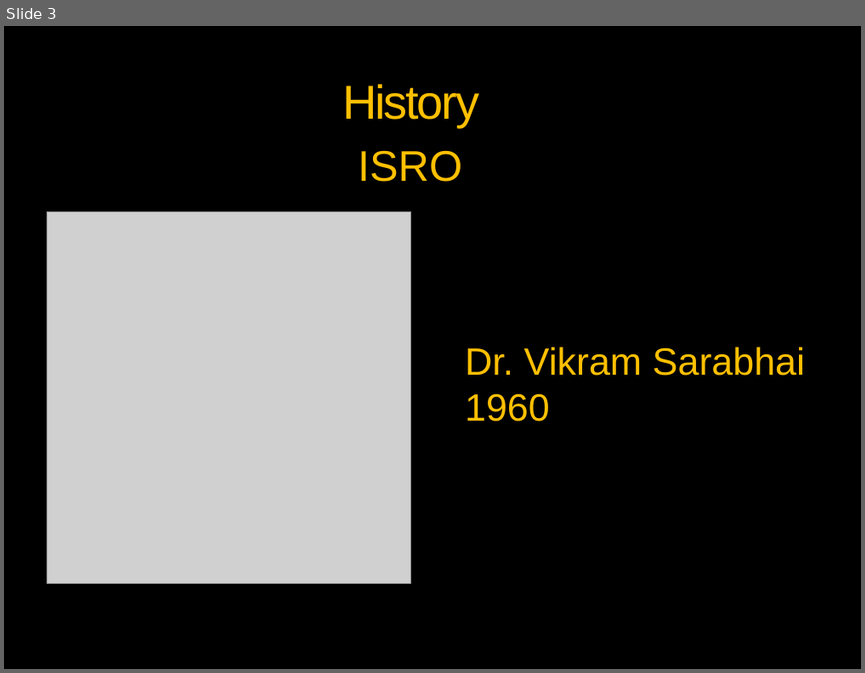
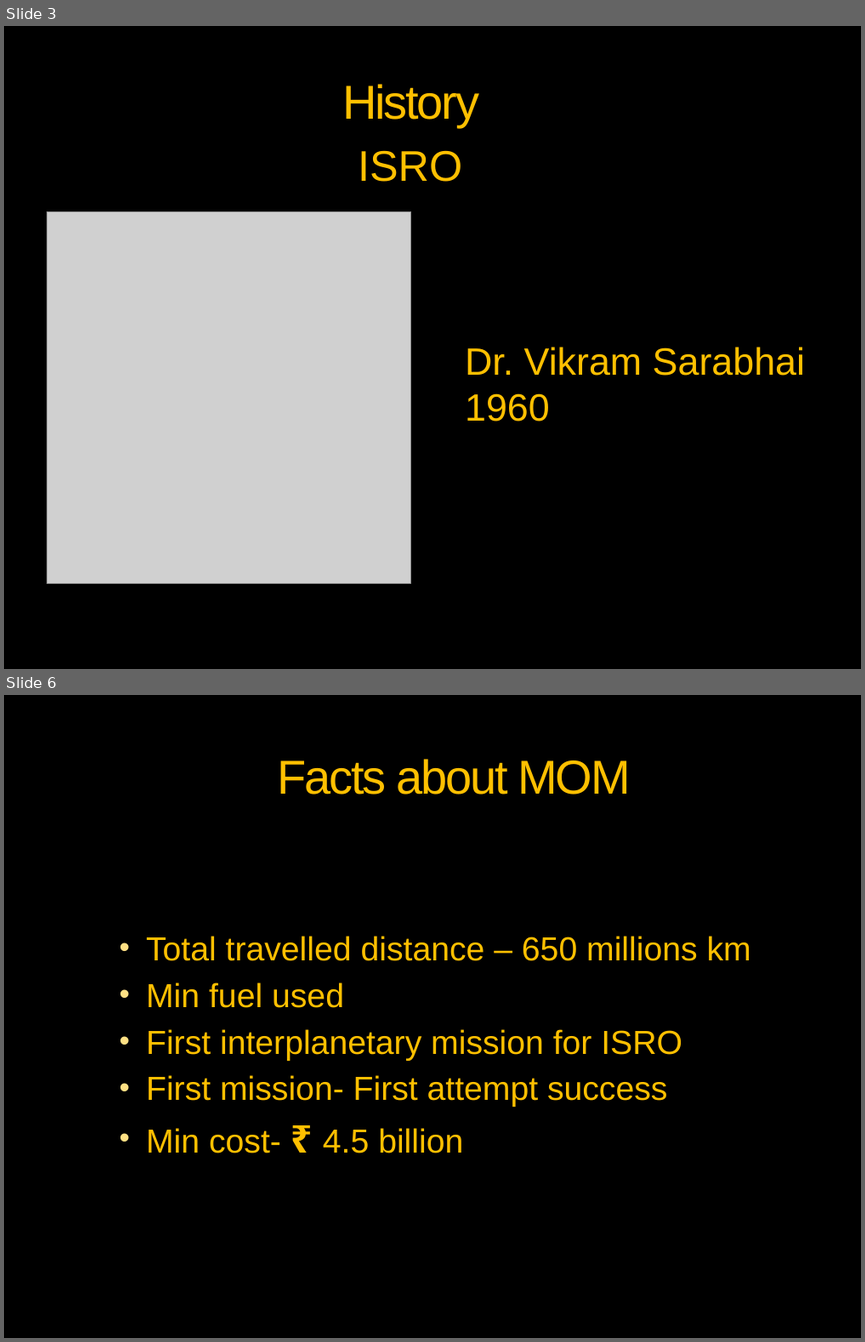
Before and after one commit to vickaas13/tedx, a slide deck: MOM- Taking India to MARS.pptx. Shown one above the other, each under a label of ours: slide 3 before the commit, slides 3 and 6 after it; the slides between them are not shown. The pictures are 865x673 and 865x1342 pixels, drawn with LibreOffice and Linux fonts; fonts in the diff are those of the drawing; grey boxes stand for pictures; background and template pictures are left out. Boxes give left, top, right and bottom in pixels: in the first picture for what was removed or moved away, otherwise in the second. Text is boxed around its words. In the diff, an @@ line names an element or a change of style, - is before the commit and + after.

```diff
--- a/MOM- Taking India to MARS.pptx
+++ b/MOM- Taking India to MARS.pptx
@@ slide 6 added at [4, 695, 861, 1338], background picture (left out); not listed: 3 template elements that a slide beside it also shows @@
@@ title added at [278, 759, 630, 794], 40 pt, text #FFC000 @@
+Facts about MOM
@@ text added at [146, 936, 751, 1153], 28 pt, text #FFC000 @@
+  • Total travelled distance – 650 millions km
+  • Min fuel used
+  • First interplanetary mission for ISRO
+  • First mission- First attempt success
+  • Min cost- ₹ 4.5 billion
```
Also in this commit, not shown: 1 slide changed, 3 other slides added, 3 slides removed, 1 other file.
